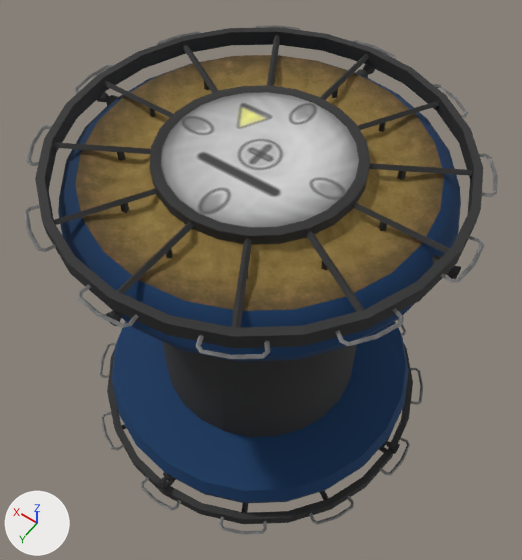
The FBX model Unity/Assets/Models/Spindle.FBX as it was, and as the next commit left it.
Before and after are seen from a 50 mm lens placed at (-1.81, 2.52, 4.03), pointed at (0.01, -0.03, 0.03). Lighting does not change. The marker at lower left points along +X, +Y and +Z. Objects named as collision shapes, trigger or cutter boxes, shadow casters or lower levels of detail are left out. Where no turn or scale is listed for an object, it has been applied to the vertices. Vertices at the same position are counted once.

The older version as bpy lines, for what is in view:
```python
ob_brace007 = bpy.data.objects.new('Brace007', me_mesh_008)
ob_brace007.location = (0.0, 0.0, 1.192)
ob_brace043 = bpy.data.objects.new('Brace043', me_mesh_035)
ob_brace043.location = (0.0, 0.0, 1.192)
ob_brace045 = bpy.data.objects.new('Brace045', me_mesh_028)
ob_brace045.location = (0.0, 0.0, 1.192)
ob_brace046 = bpy.data.objects.new('Brace046', me_mesh_022)
ob_brace046.location = (0.0, 0.0, 1.192)
ob_brace049 = bpy.data.objects.new('Brace049', me_mesh_029)
ob_brace049.location = (0.0, 0.0, 1.192)
ob_brace052 = bpy.data.objects.new('Brace052', me_mesh_026)
ob_brace052.location = (0.0, 0.0, 1.192)
ob_cylinder002 = bpy.data.objects.new('Cylinder002', me_mesh_086)
ob_cylinder002.location = (0.0, 0.0, 0.0)
ob_endcap001 = bpy.data.objects.new('EndCap001', me_mesh_033)
ob_endcap001.location = (0.0, 0.0, 1.059)
ob_endcap002 = bpy.data.objects.new('EndCap002', me_mesh_076)
ob_endcap002.location = (0.0, 0.0, -1.055)
# also in view: 'Brace050' at (-0.77, 0.44, 1.19); 'Brace047' at (0.44, 0.77, 1.19); 'StructuralRing002' at (0.0, 0.0, -1.18); 'Brace048' at (0.0, 0.88, 1.19); 'StructuralRing001' at (0.0, 0.0, 1.19)
```
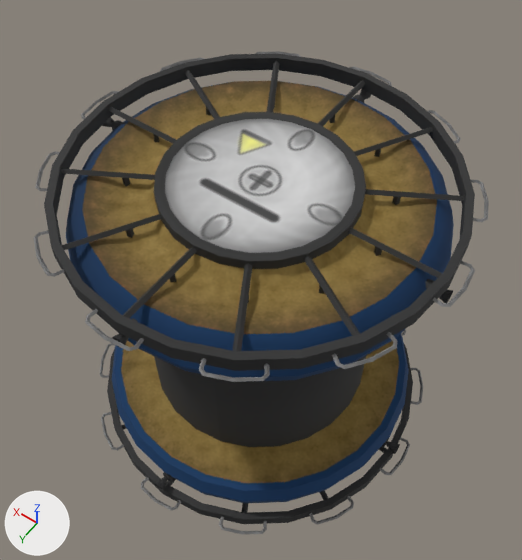
The newer file is also turned or shifted as a whole; pictures and numbers use the older file's frame.

What the commit changed:
me_mesh_008 has 8 vertices, 6 faces and spans x -0.021..0.021, y -1.205..-0.565, z -0.021..0.021.
me_mesh_008 is used by ob_brace007; location (0.0, 0.0, 1.192).
me_mesh_008 part 2: the whole mesh is moved by (0.0, 0.0, -0.205).
me_mesh_028 has 8 vertices, 6 faces and spans x 0.565..1.205, y -0.021..0.021, z -0.021..0.021.
me_mesh_028 is used by ob_brace045; location (0.0, 0.0, 1.192).
me_mesh_028 part 5: the whole mesh is moved by (0.0, 0.0, -0.205).
me_mesh_037 has 51 vertices, 98 faces and spans x -0.042..0.042, y 1.108..1.27, z -0.04..0.04.
me_mesh_037 is used by ob_rcsthruster004; location (0.0, 0.0, 1.063).
me_mesh_037 part 13: the whole mesh is moved by (0.0, 0.0, -0.205).
me_mesh_030 has 51 vertices, 98 faces and spans x -1.27..-1.108, y -0.042..0.042, z -0.04..0.04.
me_mesh_030 is used by ob_rcsthruster005; location (0.0, 0.0, 1.063).
me_mesh_030 part 15: the whole mesh is moved by (0.0, 0.0, -0.205).
me_mesh_032 has 96 vertices, 96 faces and spans x -1.25..1.25, y -1.25..1.25, z -0.05..0.05.
me_mesh_032 is used by ob_structuralring001; location (0.0, 0.0, 1.186).
me_mesh_032 part 14: the whole mesh is moved by (0.0, 0.0, -0.2).
me_mesh_086 has 48 vertices, 24 faces and spans x -0.74..0.74, y -0.74..0.74, z -0.86..0.86.
me_mesh_086 is used by ob_cylinder002; location (0.0, 0.0, 0.0).
me_mesh_086 part 1: the whole mesh is scaled about its middle by (1.11, 1.11, 1), then moved by (0.0, 0.0, -0.1).
me_mesh_026 has 8 vertices, 6 faces and spans x -1.054..-0.479, y -0.621..-0.264, z -0.021..0.021.
me_mesh_026 is used by ob_brace052; location (0.0, 0.0, 1.192).
me_mesh_026 part 8: the whole mesh is moved by (0.0, 0.0, -0.205).
me_mesh_036 has 51 vertices, 98 faces and spans x 1.108..1.27, y -0.042..0.042, z -0.04..0.04.
me_mesh_036 is used by ob_rcsthruster003; location (0.0, 0.0, 1.063).
me_mesh_036 part 9: the whole mesh is moved by (0.0, 0.0, -0.205).
me_mesh_022 has 8 vertices, 6 faces and spans x 0.479..1.054, y 0.264..0.621, z -0.021..0.021.
me_mesh_022 is used by ob_brace046; location (0.0, 0.0, 1.192).
me_mesh_022 part 6: the whole mesh is moved by (0.0, 0.0, -0.205).
me_mesh_076 is used by ob_endcap002; location (0.0, 0.0, -1.055).
me_mesh_076 had 288 vertices, 572 faces and spanned x -1.19..1.19, y -1.19..1.19, z -0.17..0.21.
me_mesh_076 now has 312 vertices, 620 faces and spans x -1.19..1.19, y -1.19..1.19, z -0.17..0.21.
Part 11, on me_mesh_076:
22 faces are deleted.
24 vertices are added at x -1.1..1.1, y -1.1..1.1, z 0.21.
70 new faces join them.
me_mesh_035 has 8 vertices, 6 faces and spans x 0.264..0.621, y -1.054..-0.479, z -0.021..0.021.
me_mesh_035 is used by ob_brace043; location (0.0, 0.0, 1.192).
me_mesh_035 part 3: the whole mesh is moved by (0.0, 0.0, -0.205).
me_mesh_029 has 8 vertices, 6 faces and spans x -0.621..-0.264, y 0.479..1.054, z -0.021..0.021.
me_mesh_029 is used by ob_brace049; location (0.0, 0.0, 1.192).
me_mesh_029 part 7: the whole mesh is moved by (0.0, 0.0, -0.205).
me_mesh_025 has 8 vertices, 6 faces and spans x 0.264..0.621, y 0.479..1.054, z -0.021..0.021.
me_mesh_025 is used by ob_brace047; location (0.0, 0.0, 1.192).
me_mesh_025 part 12: the whole mesh is moved by (0.0, 0.0, -0.205).
me_mesh_033 has 288 vertices, 572 faces and spans x -1.19..1.19, y -1.19..1.19, z -0.21..0.17.
me_mesh_033 is used by ob_endcap001; location (0.0, 0.0, 1.059).
me_mesh_033 part 4: the whole mesh is moved by (0.0, 0.0, -0.2).
me_mesh_020 has 8 vertices, 6 faces and spans x -0.621..-0.264, y -1.054..-0.479, z -0.021..0.021.
me_mesh_020 is used by ob_brace053; location (0.0, 0.0, 1.192).
me_mesh_020 part 10: the whole mesh is moved by (0.0, 0.0, -0.205).

Boxes [x1, y1, x2, y2] around the edits, measured in the pictures (522 x 560 px):
'EndCap001', mesh moved
    before: [58, 55, 461, 362]
    after: [66, 81, 454, 382]
'StructuralRing001', mesh moved
    before: [35, 27, 483, 348]
    after: [44, 54, 475, 371]
'Cylinder002', mesh rescaled
    before: [162, 341, 357, 437]
    after: [154, 356, 366, 447]
'Brace049', mesh moved
    before: [231, 238, 252, 328]
    after: [232, 263, 252, 351]
'Brace047', mesh moved
    before: [53, 188, 158, 225]
    after: [61, 214, 162, 250]
'Brace052', mesh moved
    before: [369, 163, 473, 176]
    after: [365, 189, 465, 201]
'Brace046', mesh moved
    before: [53, 142, 151, 154]
    after: [61, 168, 155, 180]
'Brace053', mesh moved
    before: [358, 100, 439, 130]
    after: [354, 127, 433, 156]
'Brace045', mesh moved
    before: [103, 80, 173, 118]
    after: [109, 107, 176, 144]
'Brace007', mesh moved
    before: [320, 54, 369, 100]
    after: [318, 80, 365, 126]
'Brace043', mesh moved
    before: [267, 35, 280, 86]
    after: [267, 61, 280, 112]
'rcsThruster005', mesh moved
    before: [432, 255, 461, 279]
    after: [425, 279, 453, 303]
'rcsThruster003', mesh moved
    before: [97, 92, 118, 106]
    after: [102, 117, 123, 130]
'rcsThruster004', mesh moved
    before: [105, 295, 132, 326]
    after: [112, 318, 138, 349]
part 11 of me_mesh_076, built on
    before: [117, 321, 402, 490]
    after: [117, 334, 402, 490]
